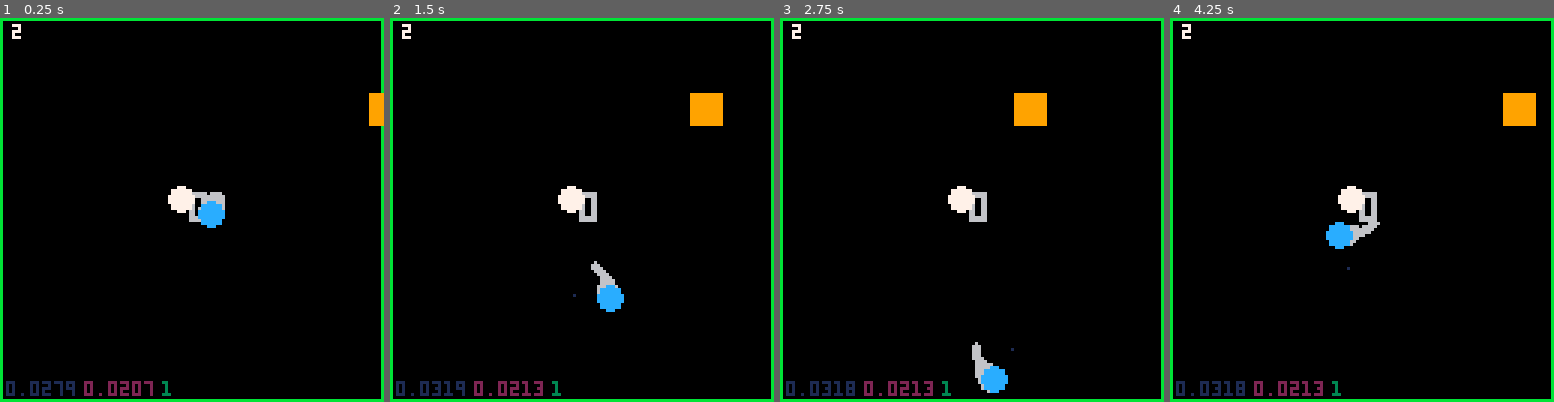
Above: before the commit, frames 1-4 (left to right).
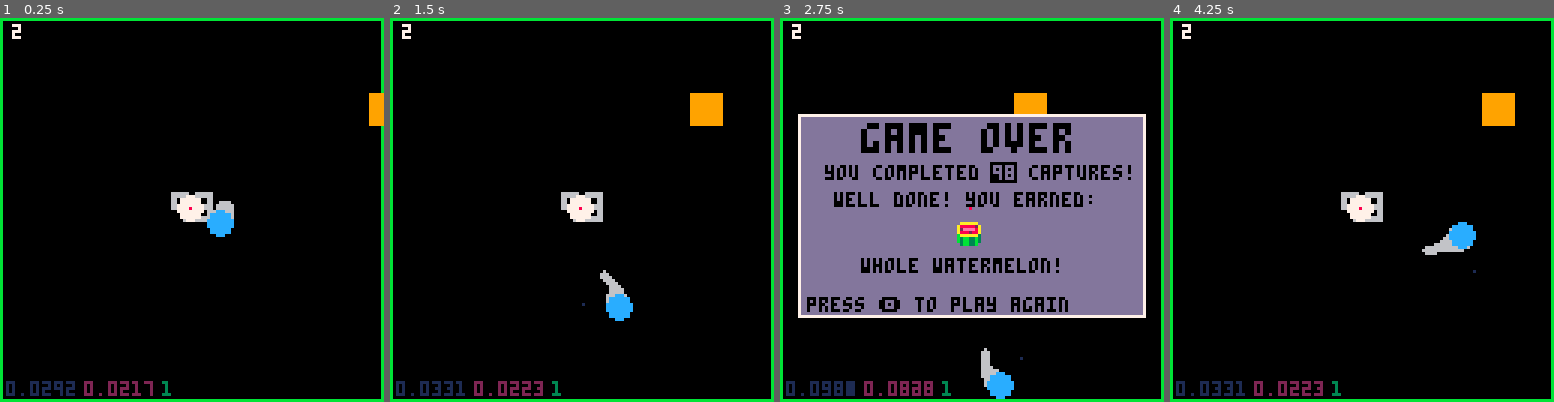
Above: after the commit, the same moments.

Repository: brettski/pico-8
Game: PICO-8 cartridge pivotpico.p8
Two runs of this game, one before a commit and one after it. Both use one fixed random seed, a clock stepped at 60 frames per second and the inputs below.
Inputs:
- Up to frame 1 (0.25 s): no input
- Up to frame 2 (1.5 s): tap X (X key) at 0.33, 1.07 s; tap O (Z key) at 0.7 s
- Up to frame 3 (2.75 s): tap O (Z key) at 1.7, 2.1, 2.5 s; tap X (X key) at 1.85 s
- Up to frame 4 (4.25 s): tap O (Z key) every 0.4 s from 2.9 to 4.1 s; tap X (X key) at 2.97, 4.08 s

The runs differ from the first frame. In frame 1, 1.1% of the frame differs, in the area x 14-61%, y 43-99%; in frame 2, 1.3%; in frame 3, 42%, in the area x 4-96%, y 25-100%; in frame 4, 2.9%.

Commit message:
adjust score position based on length

Diff:
--- a/pivotpico.p8
+++ b/pivotpico.p8
@@ -23,6 +23,7 @@
 print(stat(2),28,121,2)
 print(#enemy,54,121,3)
 color()
+pset(63,63,8)
 end
 -->8
 --init
@@ -33,13 +34,15 @@
  pdot={} --point dot
  enemy={}
  score=0
+ scypos=58
+ scxpos={60,57,53}
  boardercd=11 --color default
  borderc=11 --border color
  shake=0
 end
 
 function start_game()
- score=0
+ score=98
  shake=0
  init_player()
  init_pdot()
@@ -57,7 +60,8 @@
 
  _drw=function()
   cls()
-  print("\^w\^t"..score,63,58,6)
+  local spidx=flr(log10(score))+1
+  print("\^w\^t"..score,scxpos[spidx],scypos,6)
   p:draw()
   print(p.rs,4,2,7)
   rect(0,0,127,127,borderc) --border
@@ -130,8 +134,8 @@
 
 function init_player()
 	p={
-		ox=60, --origin x
-		oy=60, --origin y
+		ox=63, --origin x
+		oy=63, --origin y
 		x=0, --position x
 		y=0, --position y
 		a=0, --angle to origin
@@ -230,8 +234,8 @@
 
 function init_pdot()
  pdot={
-  x=60,
-  y=60,
+  x=63,
+  y=63,
   r=4, --size/radius
   dly=0, --createdelay
  }
@@ -346,6 +350,23 @@
  if (shake<0.05) shake=0
 end
 
+-- log10
+log10_table = {
+ 0, 0.3, 0.475,
+ 0.6, 0.7, 0.775,
+ 0.8375, 0.9, 0.95, 1
+}
+
+function log10(n)
+ if (n < 1) return nil
+ local e = 0
+ while n > 10 do
+  n /= 10
+  e += 1
+ end
+ return log10_table[flr(n)] + e
+end
+-- end log1o
 __gfx__
 00000000000000000000000000000000000000000000000000000000000000000000000000000000000000000000000000000000000000000000000000000000
 00000000000000000000000000000000000000000000000000000000000000000000000000000000000000000000000000000000000000000000000000000000
